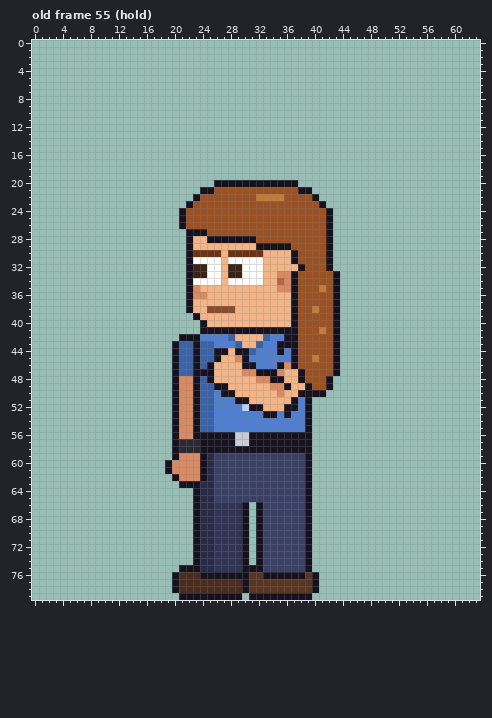
Two versions of one pixel-art file, sprites/custom/custom_intern_long_left_anim.aseprite. This is how it looked before the edit.
64x80 pixels, 123 frames. Colours within 5 levels of each other are drawn and written as one. Shown: old frame 55 (hold). The commit also changed other frames, which this record leaves out.
And afterwards:
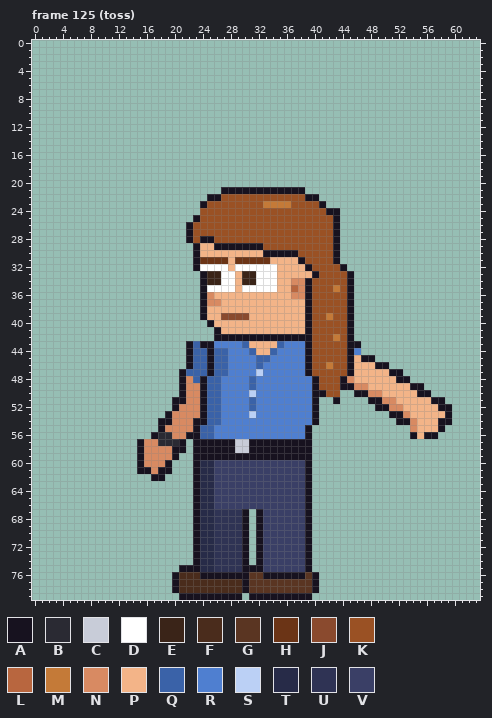
Palette (. is transparent): A #17121f  B #2a2a33  C #c8ccd8  D #ffffff  E #3a2418  F #4a2c1c  G #5a3522  H #6b3416  J #8a4a2e  K #9a5124  L #b8663f  M #c47a38  N #d88a62  P #f3b488  Q #3a62a8  R #4f7fd0  S #bbd0f5  T #272b48  U #2f3354  V #3a3f66
A new or re-ordered frame is compared with the old frame closest to it.
From old to new:
frames 123 -> 129
Frame 125 (toss) is new; against old frame 55 (hold):
y 20: x 26..37 AAAAAAAAAAAA -> ............
y 21: x 24..37 AAKKKKKKKKKKKK -> ...AAAAAAAAAAA; x 39 A -> .
y 22: x 23..26 AKKK -> ..AA; x 32..35 MMMM -> KKKK; x 39 K -> A
y 23: x 22..24 AKK -> ..A; x 33..36 KKKK -> MMMM
y 24: x 21..23 AKK -> ...; x 43 . -> A
y 25: x 21..23 AKK -> ..A; x 42..43 A. -> KA
y 26: x 21..22 AK -> .A; x 42..43 A. -> KA
y 27: x 23..24 AA -> KK; x 42..43 A. -> KA
y 28: x 23..24 PP -> KA; x 26..31 AAAAAA -> KKKKKK; x 42..43 A. -> KA
y 29: x 22..23 AP -> .A; x 26..31 PPPPPP -> AAAAAA; x 33..36 AAAA -> KKKK; x 42..43 A. -> KA
y 30: x 22..26 AHHHH -> .APPP; x 28..36 HHHHHPPPP -> PPPPPAAAA; x 42..43 A. -> KA
y 31: x 22..33 ADDDDPDDDDDP -> .AHHHHPHHHHH; x 37..38 AK -> PA; x 42..43 A. -> KA
y 32: x 22..24 AEE -> .AD; x 27..29 PEE -> DPD; x 33..34 PP -> DD; x 38..39 AK -> PA; x 42..44 A.. -> KKA
y 33: x 22..31 AEEDDPEEDD -> ..AEEDDPEE; x 33..40 PPNNAKKK -> DDPPPPPA; x 43..45 A.. -> KKA
y 34: x 22..27 ADDDDP -> ..AEED; x 29..31 DDD -> PEE; x 33..39 PPLNAKK -> DDPPNNA; x 43..45 A.. -> KKA
y 35: x 22..28 ANPPPPP -> ..ADDDD; x 30..39 PPPPPNNAKK -> DDDDDPPLNA; x 41 M -> K; x 43..45 A.. -> MKA
y 36: x 22..25 ANNP -> ..AN; x 37..39 AKK -> NNA; x 43..45 A.. -> KKA
y 37: x 22..26 APPPP -> ..ANN; x 37..39 AKK -> PPA; x 43..45 A.. -> KKA
y 38: x 22..28 APPJJJJ -> ..APPPP; x 37..40 AKKM -> PPAK; x 43..45 A.. -> KKA
y 39: x 23..24 AP -> .A; x 27..30 PPPP -> JJJJ; x 37..39 AKK -> PPA; x 42..45 KA.. -> MKKA
y 40: x 24..25 AP -> .A; x 37..39 AKK -> PPA; x 43..45 A.. -> KKA
y 41: x 24..25 AA -> ..; x 27..39 AAAAAAAAAAAKK -> PPPPPPPPPPPPA; x 41 M -> K; x 43..45 A.. -> KKA
y 42: x 21..35 AAARRRRQPPPPQRR -> .....AAAAAAAAAA; x 38..39 KK -> AA; x 43..45 A.. -> MKA
y 43: x 20..25 AQQAQQ -> ..AQAA; x 29..30 QP -> RQ; x 32..39 QRRAAAKK -> PPPQRRRA; x 43..46 A... -> KKAA
y 44: x 20..23 AQQA -> ..AQ; x 25..30 QAAPAA -> AQQRRR; x 32..35 RRRA -> PPQR; x 37..39 AKK -> RRA; x 43..46 A... -> KKAR
y 45: x 20..23 AQQA -> ..AQ; x 25..30 QAPPNA -> AQQRRR; x 32..33 RR -> QQ; x 37..40 AKKM -> RRAK; x 43..48 A..... -> KKAPAA
y 46: x 20..23 AQQA -> ..AQ; x 26..32 PPPPAAR -> QQRRRRQ; x 35..39 ANAKK -> RRRRA; x 42..50 KA....... -> MKKAPPPAA
y 47: x 20..21 AQ -> .A; x 23..24 AA -> QQ; x 26..39 PPPPNNAAANPPAK -> QQRRRRSRRRRRRA; x 43..52 A......... -> KKAPPPPPAA
y 48: x 20..21 AN -> .A; x 23..40 AQAPPPPPPNNAAPPAKK -> QAQQRRRRQRRRRRRRRA; x 42..53 A........... -> KKANPPPPPPAA
y 49: x 20..21 AN -> .A; x 23..24 AQ -> NA; x 26..40 AAPPPPPPNNAPPAK -> QRRRRQRRRRRRRRA; x 42..55 A............. -> KKAANNPPPPPPAA
y 50: x 20..21 AN -> .A; x 23..24 AQ -> NA; x 26..39 RAAPPPPPPNPPAA -> QRRRRSRRRRRRRR; x 42..43 .. -> KK; x 46..56 ........... -> AANNPPPPPAA
y 51: x 21 N -> A; x 23..24 AQ -> NA; x 26 R -> Q; x 29..37 AAPPPPPPA -> RRQRRRRRR; x 39..40 A. -> RA; x 43 . -> A; x 48..58 ........... -> AANNPPPPPAA
y 52: x 23..24 AQ -> NA; x 26 R -> Q; x 30..37 SAAPPPAA -> RQRRRRRR; x 39..40 A. -> RA; x 49..59 ........... -> AANNPPPPPAA
y 53: x 19..20 .A -> AN; x 23..24 AQ -> NA; x 26 R -> Q; x 31 R -> S; x 33..34 AA -> RR; x 36 A -> R; x 39..40 A. -> RA; x 51..59 ......... -> AANPPPPPA
y 54: x 18..20 ..A -> AAN; x 24 Q -> A; x 26 R -> Q; x 39..40 A. -> RA; x 52..59 ........ -> AANPPPAA
y 55: x 18..20 ..A -> ANN; x 54..58 ..... -> NPPPA
y 56: x 17..20 ...A -> ABBN; x 22 N -> A; x 24..38 AAAAACCAAAAAAAA -> QQRRRRRRRRRRRRR; x 54..57 .... -> APAA
y 57: x 15..23 .....ABBB -> ANNBBBA.A
y 58: x 15..19 ..... -> ANNNN; x 21..23 BBB -> A.A; x 29..30 AA -> CC
y 59: x 15..19 ..... -> ANNNN; x 21..23 NNN -> ..A; x 25..38 TVVVVVVVVVVVVV -> AAAAAAAAAAAAAA
y 60: x 15..18 .... -> ANNN; x 20..24 NNNNA -> ...AT
y 61: x 15..18 .... -> AANA; x 20..24 NNNNA -> ...AT
y 62: x 17..18 .. -> AA; x 20..24 ANNNA -> ...AT
y 63: x 21..22 AA -> ..
y 66: x 26..32 UUUUA.A -> VVVVVVV
Changed places in both pictures, as pixel boxes (x1, y1, x2, y2):
changed: (137, 180, 452, 509)
